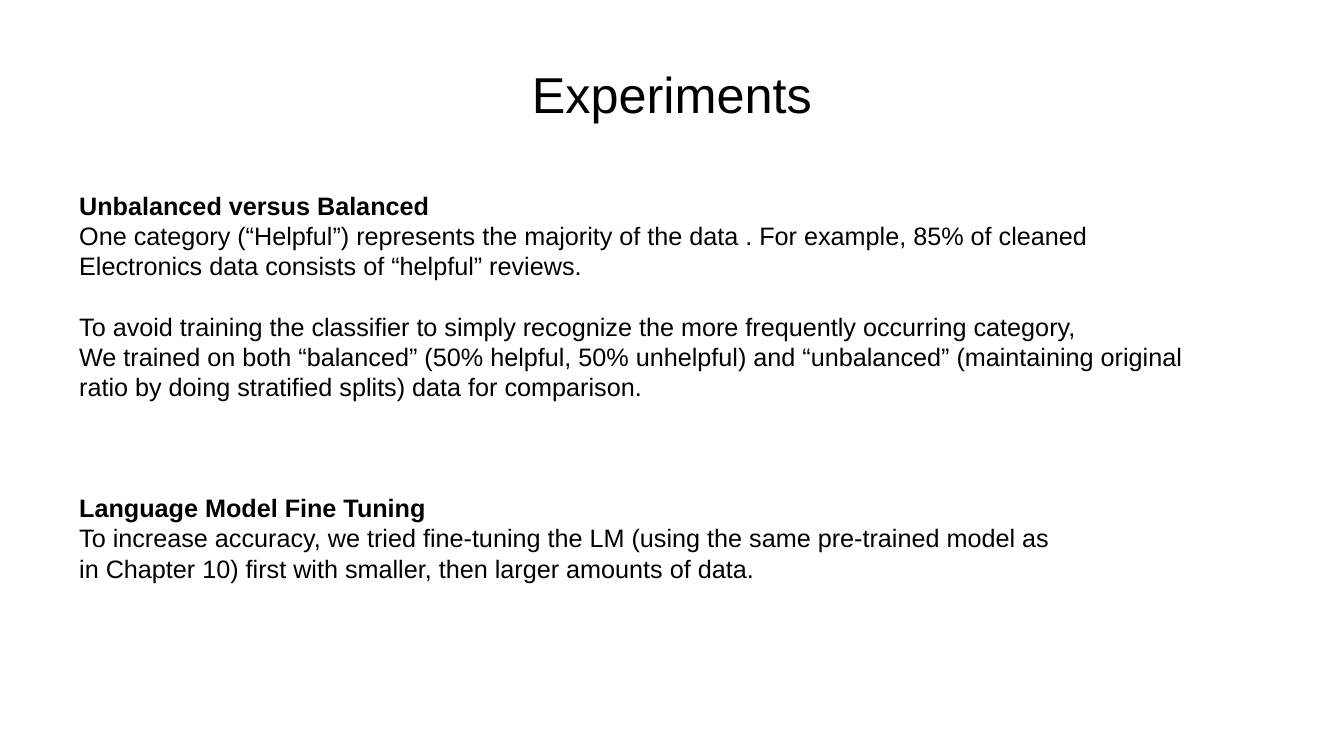
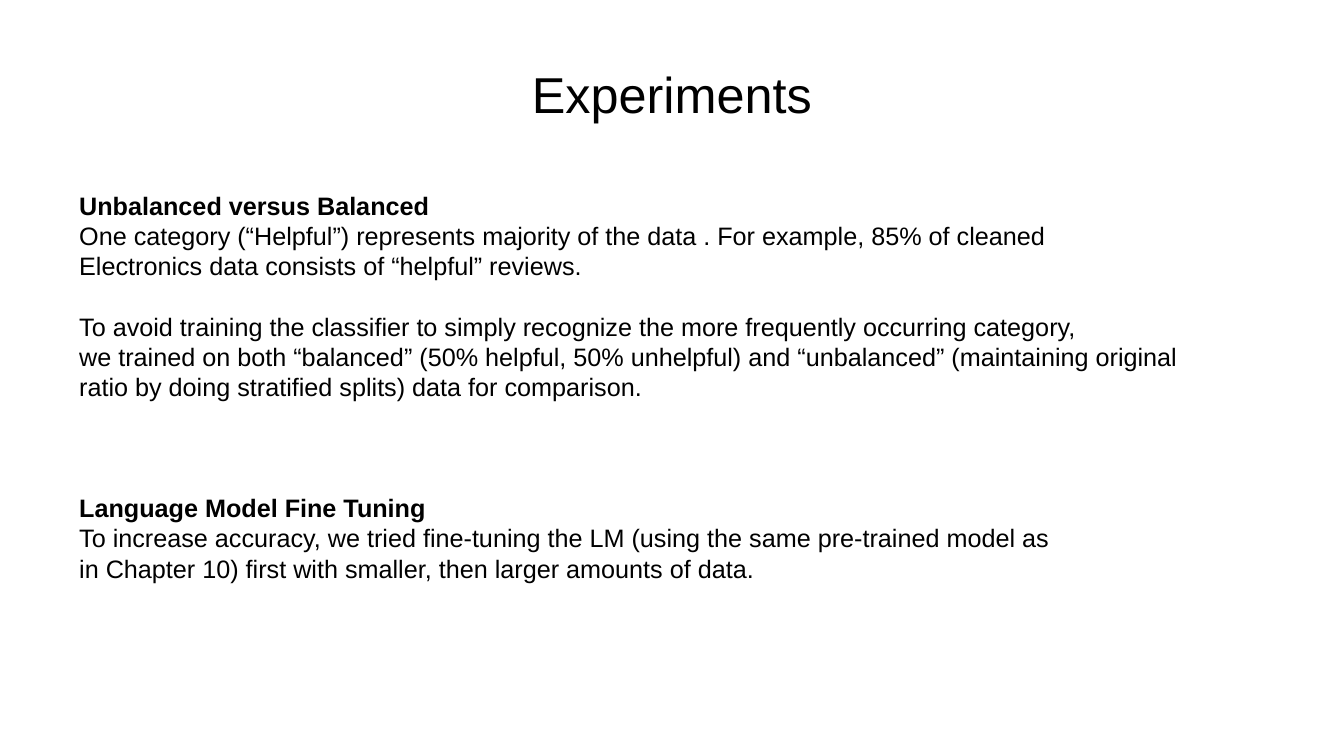
Before and after one commit to postprandial/fastai-amazonreview, a slide deck: slide 8 of Amazon_Review_Helpfulness_NLP-1-ONLINE.pptx. Drawn at 1344x756 pixels with LibreOffice and Linux fonts; fonts in the diff are those of the drawing. Boxes give left, top, right and bottom in pixels: in the first picture for what was removed or moved away, otherwise in the second. Text is boxed around its words. In the diff, an @@ line names an element or a change of style, - is before the commit and + after.

```diff
--- a/Amazon_Review_Helpfulness_NLP-1-ONLINE.pptx
+++ b/Amazon_Review_Helpfulness_NLP-1-ONLINE.pptx
@@ text at (79,226,1045,251): text changed @@
-One category (“Helpful”) represents the majority of the data . For example, 85% of cleaned
+One category (“Helpful”) represents majority of the data . For example, 85% of cleaned
@@ text at (79,347,1177,402): text changed @@
-We trained on both “balanced” (50% helpful, 50% unhelpful) and “unbalanced” (maintaining original ratio by doing stratified splits) data for comparison.
+we trained on both “balanced” (50% helpful, 50% unhelpful) and “unbalanced” (maintaining original ratio by doing stratified splits) data for comparison.
```
Also in this commit, not shown: 7 other slides changed.
